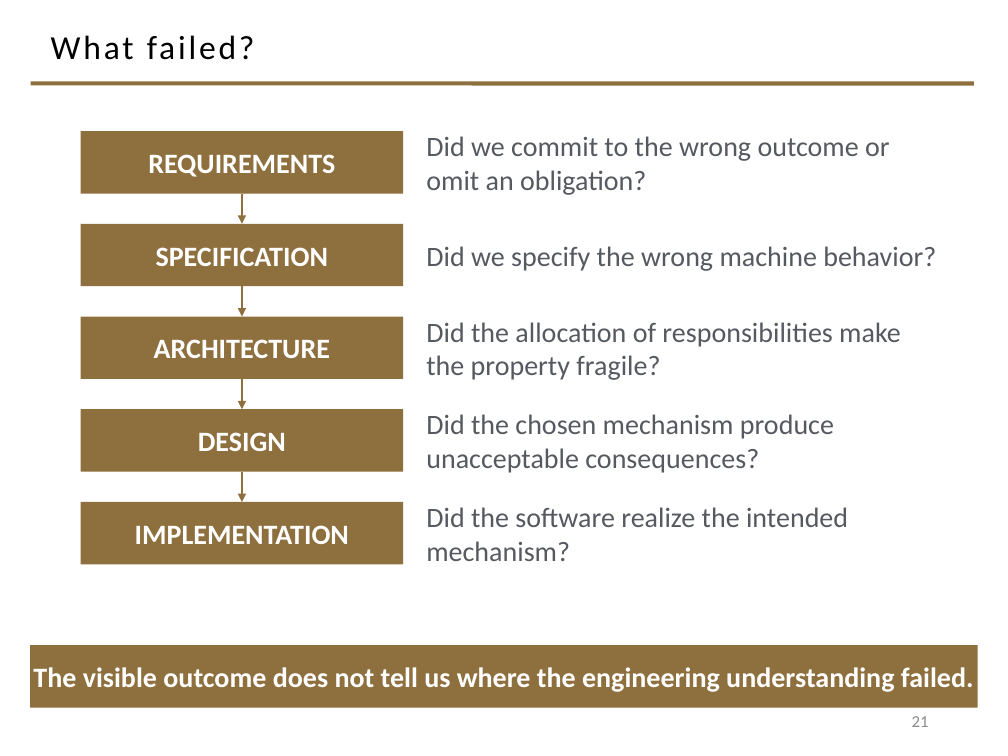
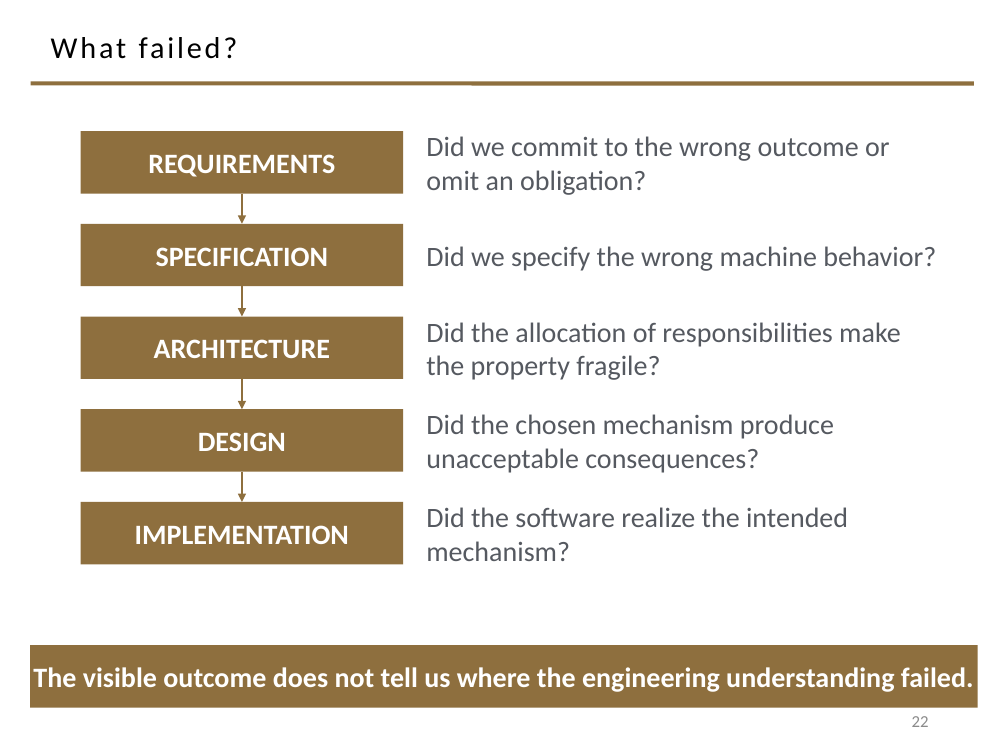
Before and after one commit to davisjam/model-based-agentic-software-engineering, a slide deck: slide 22 of course/lectures/act-2-delegation-and-control/04-failure-aware-engineering/2-4-Failure-Aware-Engineering.pptx (slide 21 before the commit). Drawn at 1008x756 pixels with LibreOffice and Linux fonts; fonts in the diff are those of the drawing; background and template pictures are left out. Boxes give left, top, right and bottom in pixels: in the first picture for what was removed or moved away, otherwise in the second. Text is boxed around its words. In the diff, an @@ line names an element or a change of style, - is before the commit and + after.

```diff
--- a/course/lectures/act-2-delegation-and-control/04-failure-aware-engineering/2-4-Failure-Aware-Engineering.pptx
+++ b/course/lectures/act-2-delegation-and-control/04-failure-aware-engineering/2-4-Failure-Aware-Engineering.pptx
@@ title "What failed?" at bbox=[51, 37, 238, 59]: size 24 to 21.6 pt @@
@@ page number at bbox=[912, 716, 929, 727]: text changed @@
-21
+22
```
Also in this commit, not shown: 36 other slides changed, 1 slide added.
